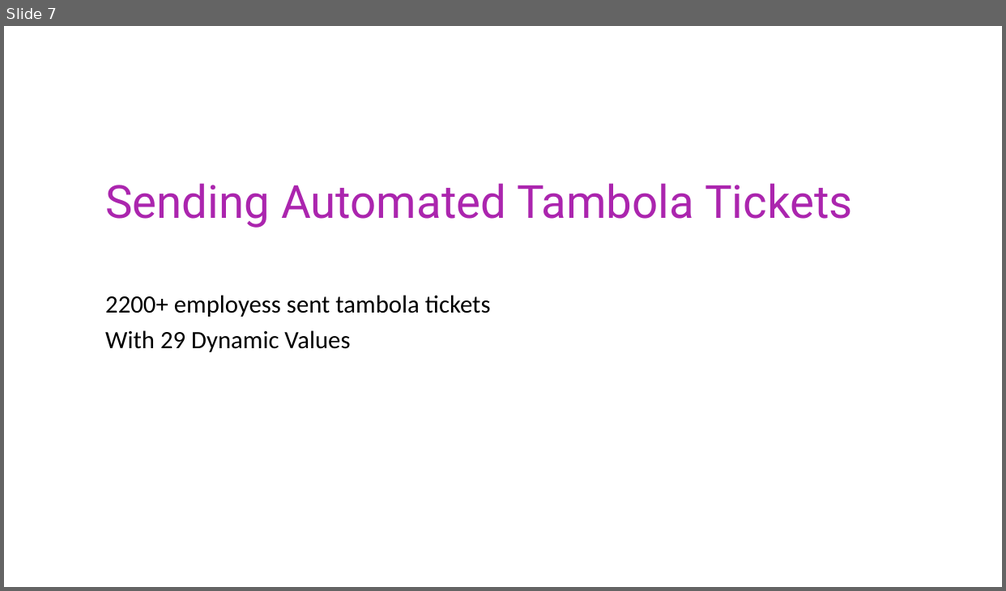
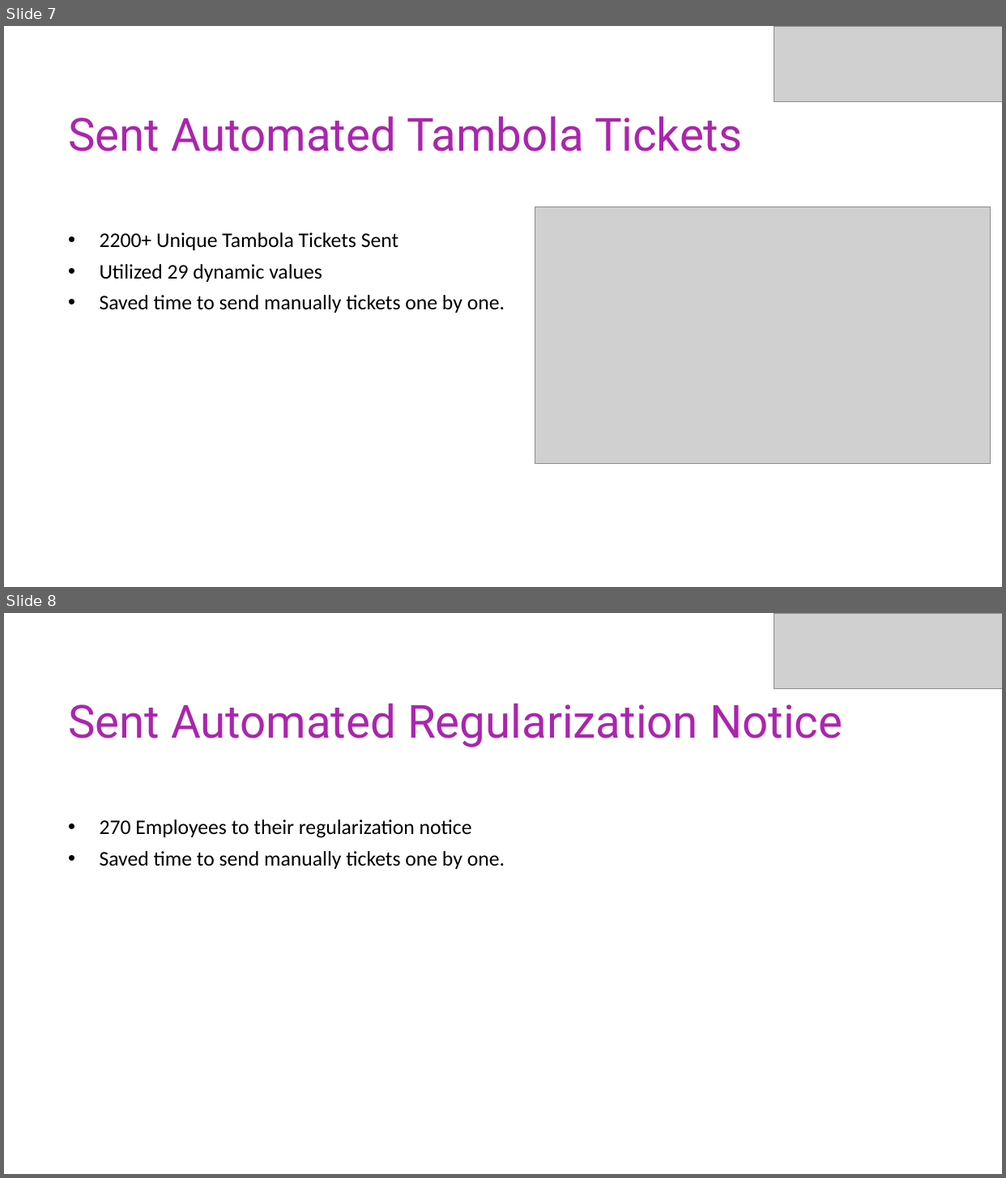
Before and after one commit to adityabhatisaini/Files, a slide deck: Internship-Progress-Report.pptx. Shown one above the other, each under a label of ours: slide 7 before the commit, slides 7 and 8 after it. The pictures are 1006x591 and 1006x1178 pixels, drawn with LibreOffice and Linux fonts; fonts in the diff are those of the drawing; grey boxes stand for pictures. Boxes give left, top, right and bottom in pixels: in the first picture for what was removed or moved away, otherwise in the second. Text is boxed around its words. In the diff, an @@ line names an element or a change of style, - is before the commit and + after.

```diff
--- a/Internship-Progress-Report.pptx
+++ b/Internship-Progress-Report.pptx
@@ slide 8 added at [4, 613, 1002, 1174], background #FFFFFF @@
@@ picture added at [774, 613, 1002, 689] @@
@@ text added at [68, 703, 842, 747], 52.8 pt, text #AB25AE @@
+Sent Automated Regularization Notice
@@ text added at [100, 820, 505, 869], 24 pt, text #000000 @@
+• 270 Employees to their regularization notice
+• Saved time to send manually tickets one by one.
@@ slide 7 changed as well @@
@@ picture added at [774, 26, 1002, 102] @@
@@ text at [68, 116, 743, 152]: text changed @@
-Sending Automated Tambola Tickets
+Sent Automated Tambola Tickets
@@ picture added at [535, 207, 990, 464] @@
@@ text at [100, 233, 505, 313]: text changed; size 28.8 to 24 pt @@
-2200+ employess sent tambola tickets
-With 29 Dynamic Values
+• 2200+ Unique Tambola Tickets Sent
+• Utilized 29 dynamic values
+• Saved time to send manually tickets one by one.
```
Also in this commit, not shown: 7 other slides changed, 1 other slide added.
